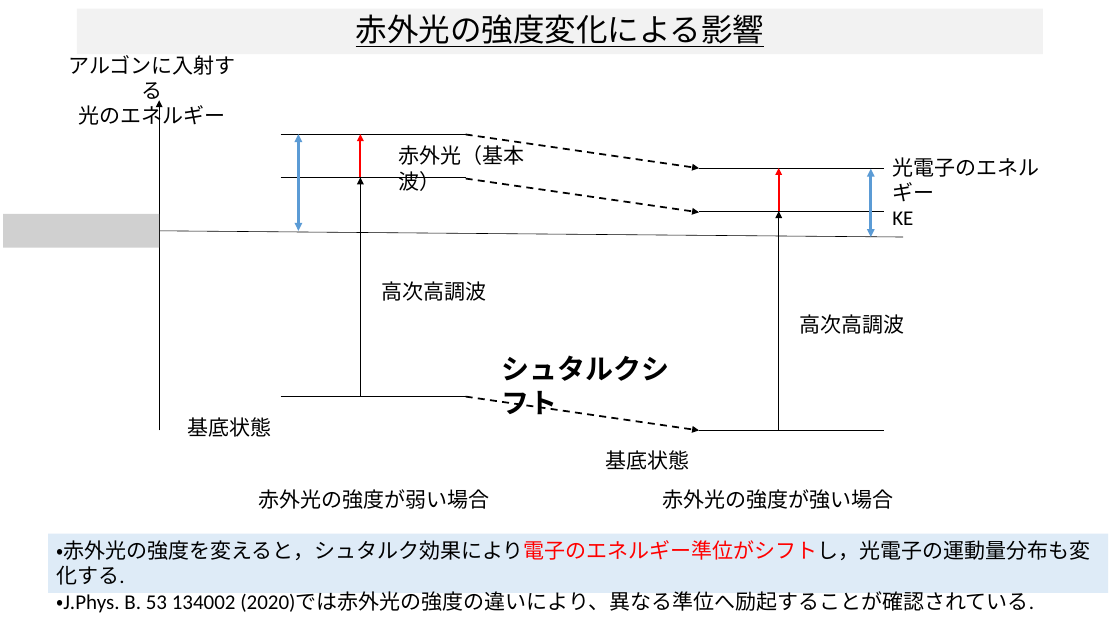
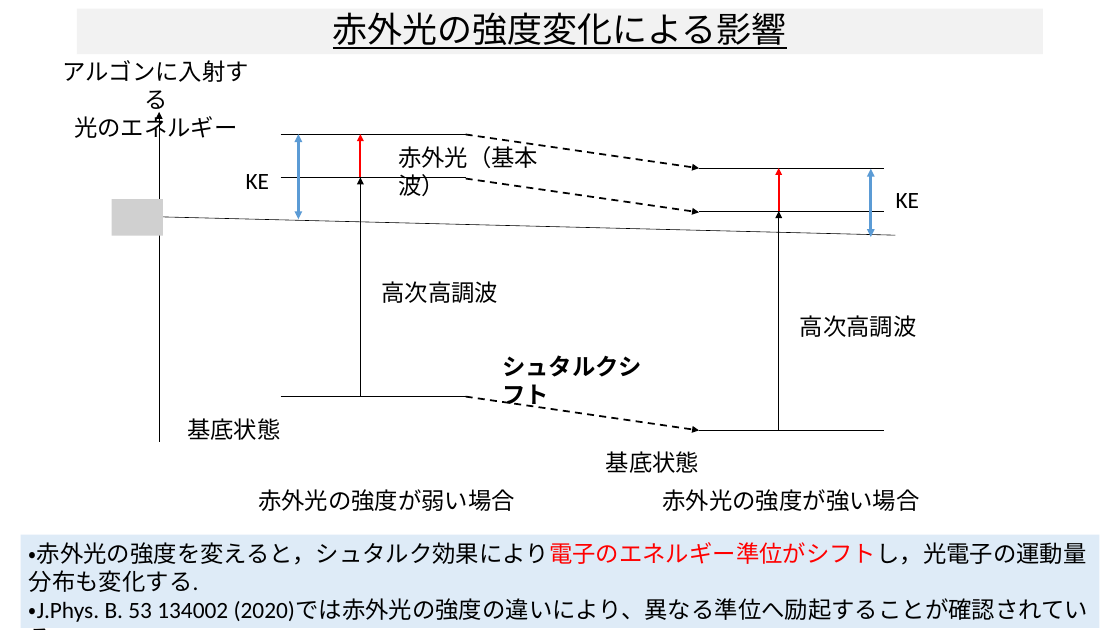
Before and after one commit to Appelingo/Data_Analyze, a slide deck: slide 3 of 河西_発表_0204.pptx. Drawn at 1120x630 pixels with LibreOffice and Linux fonts; fonts in the diff are those of the drawing; grey boxes stand for pictures. Boxes give left, top, right and bottom in pixels: in the first picture for what was removed or moved away, otherwise in the second. Text is boxed around its words. In the diff, an @@ line names an element or a change of style, - is before the commit and + after.

```diff
--- a/河西_発表_0204.pptx
+++ b/河西_発表_0204.pptx
@@ title "赤外光の強度変化による影響" at [77,8,1044,54]: size 27 to 30 pt @@
@@ arrow moved from (160, 430) - (160, 100) to (160, 442) - (160, 112) @@
@@ double arrow moved from (298, 134) - (298, 231) to (298, 134) - (298, 219) @@
@@ text added at [246,174,270,189], 20 pt, text #000000 @@
+KE
@@ text at [892,157,1039,202]: paragraph removed @@
-光電子のエネルギー
@@ picture added at [112,199,163,236] @@
@@ size 18 to 20 pt in 10 elements at [606,451,699,473], [187,418,280,440], [381,281,498,303], [800,315,917,337], [398,142,538,196], [63,60,249,143], [662,489,919,511], [258,489,515,511], [21,534,1100,628], [896,193,920,208] @@
@@ text "KE": place and size @@
-text "KE" at [892,157,1039,202]
+text "KE" at [896,193,920,208]
@@ picture removed at [3,214,160,248] @@
@@ line moved from (160, 231) - (903, 237) to (160, 217) - (896, 235) @@
@@ text "シュタルクシフト" at [502,355,642,409]: size 24 to 20 pt @@
@@ rectangle "・赤外光の強度を変えると，シュタルク効果により電子のエネルギー準位がシフトし，光電子の運動量分布も変化する.": place and size @@
-rectangle "・赤外光の強度を変えると，シュタルク効果により電子のエネルギー準位がシフトし，光電子の運動量分布も変化する." at [48,534,1108,593]
+rectangle "・赤外光の強度を変えると，シュタルク効果により電子のエネルギー準位がシフトし，光電子の運動量分布も変化する." at [21,534,1100,628]
```
Also in this commit, not shown: 12 other slides changed, 9 slides added, 9 slides removed, 9 other files.
